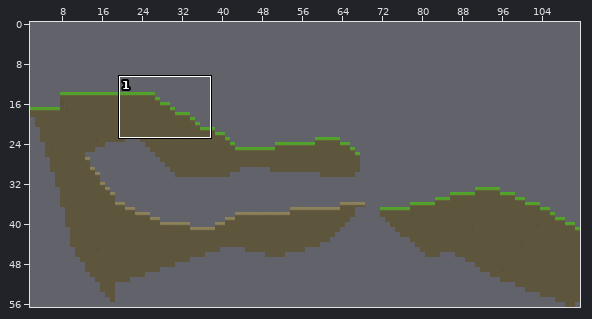
Tiled map (JSON): src/assets/maps/level1.json. The first picture is a wide view before the edit; the outline marks the close-up.
Close-up. Earlier state:
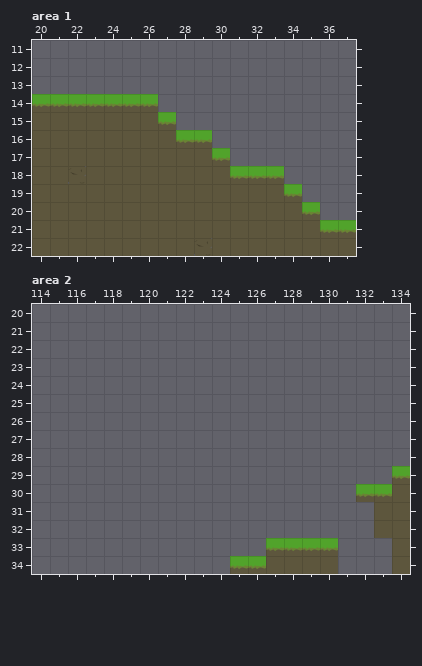
Cells are 175x175 px. Shown: area 1 x 20..37, y 11..22; area 2 x 114..134, y 20..34. The commit also changed other parts of the map, which this record leaves out. The old version is drawn lined up with the new one.
The same view after the edit:
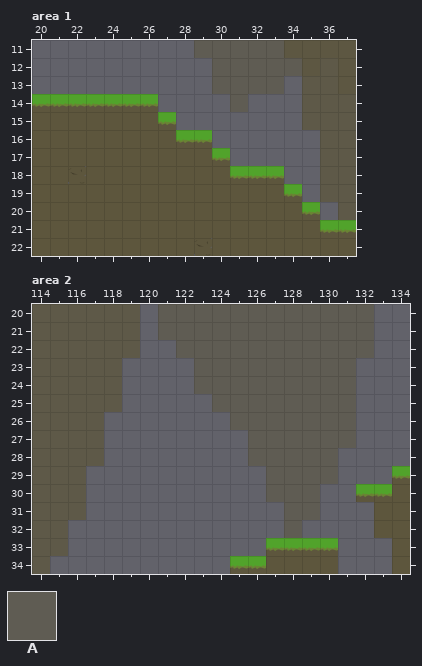
Key: from "tileset-grassland": A 1.
_ is an empty cell.
Tiles of an added or newly shown layer are drawn over the layers below it.
See-through tiles are keyed as they look on the map.
The edit:
map size 140x70 -> 140x57 cells (old content now starts at 0,-13; both pictures use the new coordinates)
Layer "bg2" (added), area 1:
y 11: x 29..37 _________ -> AAAAAAAAA
y 12: x 30..35 ______ -> AAAAAA; x 37 _ -> A
y 13: x 30..33 ____ -> AAAA; x 37 _ -> A
y 14: x 31 _ -> A
Layer "bg1" (added), area 1:
y 11: x 34..37 ____ -> AAAA
y 12..15: x 35..37 ___ -> AAA
y 16..19: x 36..37 __ -> AA
y 20: x 37 _ -> A
Layer "bg2" (added), area 2:
y 20..21: x 121..132 ____________ -> AAAAAAAAAAAA
y 22: x 122..132 ___________ -> AAAAAAAAAAA
y 23..24: x 123..131 _________ -> AAAAAAAAA
y 25: x 124..131 ________ -> AAAAAAAA
y 26: x 125..131 _______ -> AAAAAAA
y 27: x 126..131 ______ -> AAAAAA
y 28: x 126..130 _____ -> AAAAA
y 29: x 127..130 ____ -> AAAA
y 30: x 127..129 ___ -> AAA
y 31: x 128..129 __ -> AA
y 32: x 128 _ -> A
Layer "bg1" (added), area 2:
y 20..22: x 114..119 ______ -> AAAAAA
y 23..25: x 114..118 _____ -> AAAAA
y 26..28: x 114..117 ____ -> AAAA
y 29..31: x 114..116 ___ -> AAA
y 32..33: x 114..115 __ -> AA
y 34: x 114 _ -> A
Where, in picture pixels (left, top, right, bottom), the same in both close-ups:
added: (194, 40, 356, 220)
added: (32, 304, 140, 574)
added: (158, 304, 374, 538)
